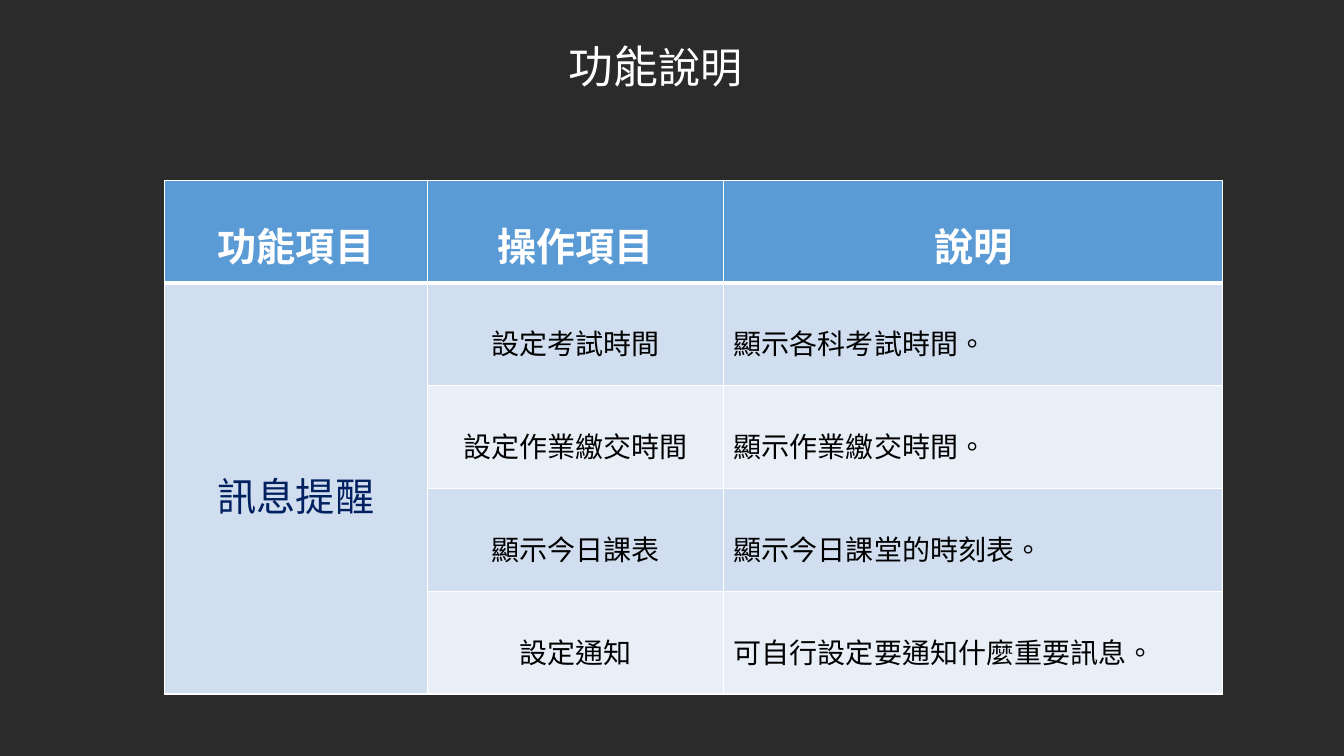
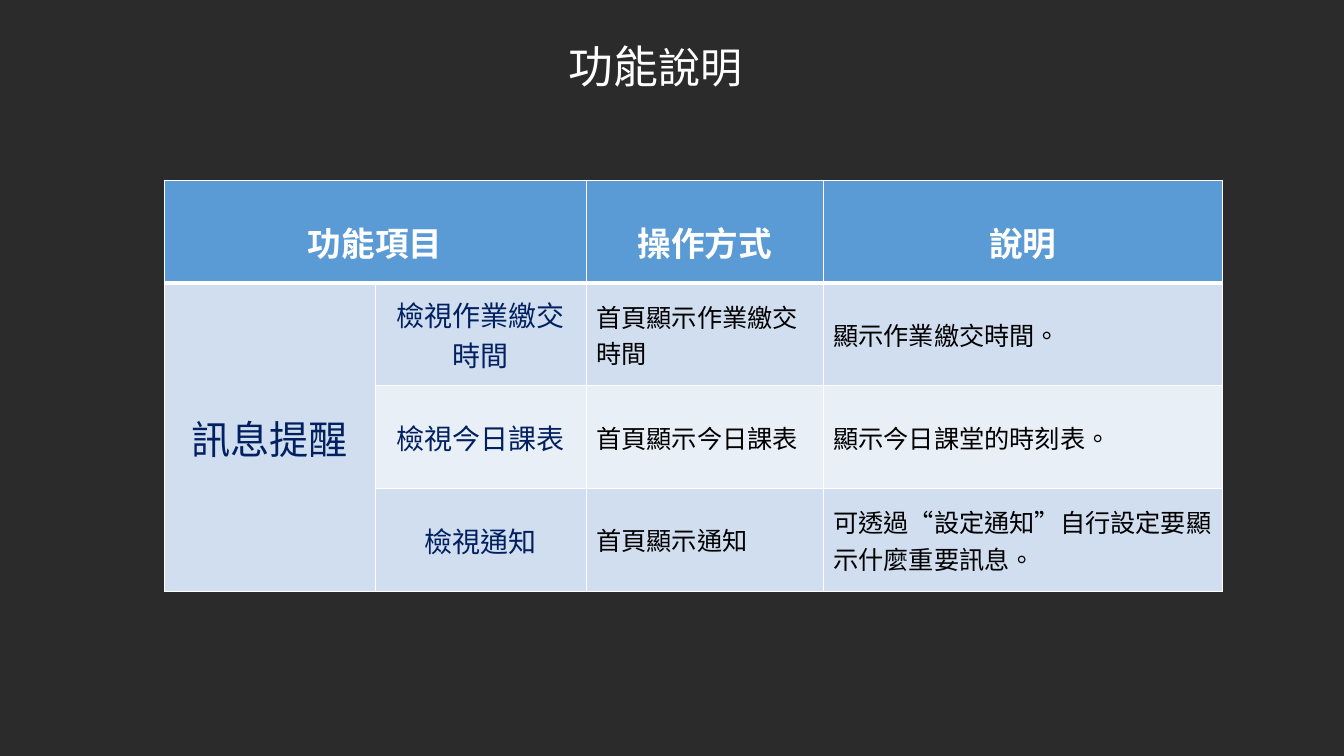
Before and after one commit to JammyTW/107_SE_Team-5, a slide deck: slide 11 of 軟體工程Team5報告 .pptx. Drawn at 1344x756 pixels with LibreOffice and Linux fonts; fonts in the diff are those of the drawing; background and template pictures are left out; a plain dark background stands for a picture behind light text. Boxes give left, top, right and bottom in pixels: in the first picture for what was removed or moved away, otherwise in the second. Text is boxed around its words. In the diff, an @@ line names an element or a change of style, - is before the commit and + after.

```diff
--- a/軟體工程Team5報告 .pptx
+++ b/軟體工程Team5報告 .pptx
@@ table at [164,180,1222,592] @@
-功能項目 | 操作項目 | 說明
-訊息提醒 | 設定考試時間 | 顯示各科考試時間。
- | 設定作業繳交時間 | 顯示作業繳交時間。
- | 顯示今日課表 | 顯示今日課堂的時刻表。
- | 設定通知 | 可自行設定要通知什麼重要訊息。
+功能項目 |  | 操作方式 | 說明
+訊息提醒 | 檢視作業繳交時間 | 首頁顯示作業繳交時間 | 顯示作業繳交時間。
+ | 檢視今日課表 | 首頁顯示今日課表 | 顯示今日課堂的時刻表。
+ | 檢視通知 | 首頁顯示通知 | 可透過“設定通知”自行設定要顯示什麼重要訊息。
```
Also in this commit, not shown: 23 other slides changed, 2 slides added, 1 slide removed, 1 other file.
